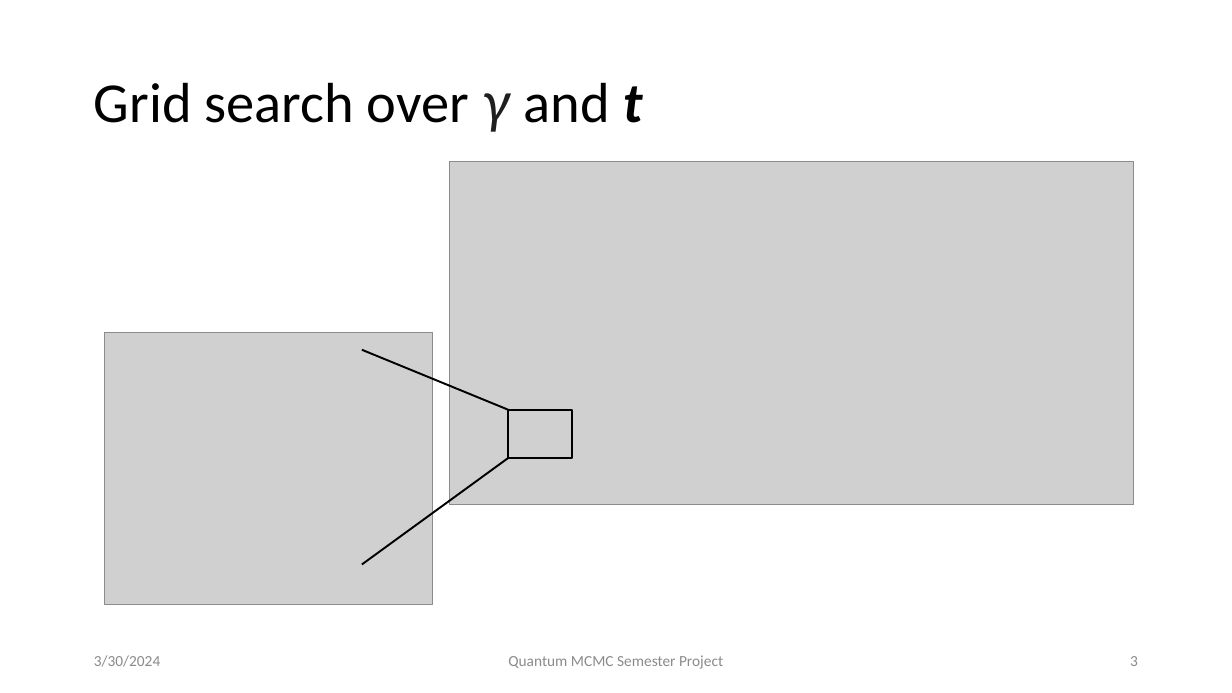
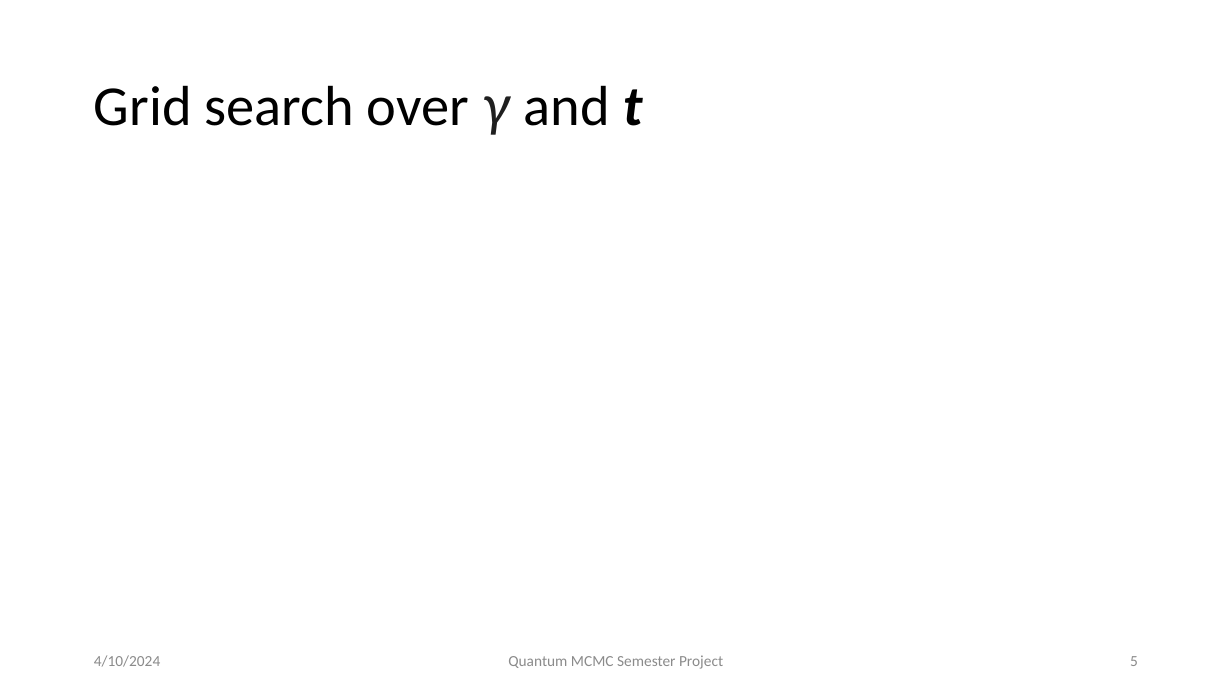
Before and after one commit to petr-ivashkov/quantum-mcmc, a slide deck: slide 5 of slides/progress_presentation_1.pptx (slide 3 before the commit). Drawn at 1232x693 pixels with LibreOffice and Linux fonts; fonts in the diff are those of the drawing; grey boxes stand for pictures. Boxes give left, top, right and bottom in pixels: in the first picture for what was removed or moved away, otherwise in the second. Text is boxed around its words. In the diff, an @@ line names an element or a change of style, - is before the commit and + after.

```diff
--- a/slides/progress_presentation_1.pptx
+++ b/slides/progress_presentation_1.pptx
@@ picture removed at box(450, 161, 1134, 505) @@
@@ picture removed at box(104, 333, 433, 604) @@
@@ line removed from (508, 409) to (362, 350) @@
@@ rectangle removed at box(508, 409, 572, 457) @@
@@ line removed from (362, 565) to (508, 458) @@
@@ text at box(94, 655, 160, 667): text changed @@
-3/30/2024
+4/10/2024
@@ page number at box(1130, 656, 1138, 666): text changed @@
-3
+5
```
Also in this commit, not shown: 13 other slides changed, 7 slides added, 5 other files.
